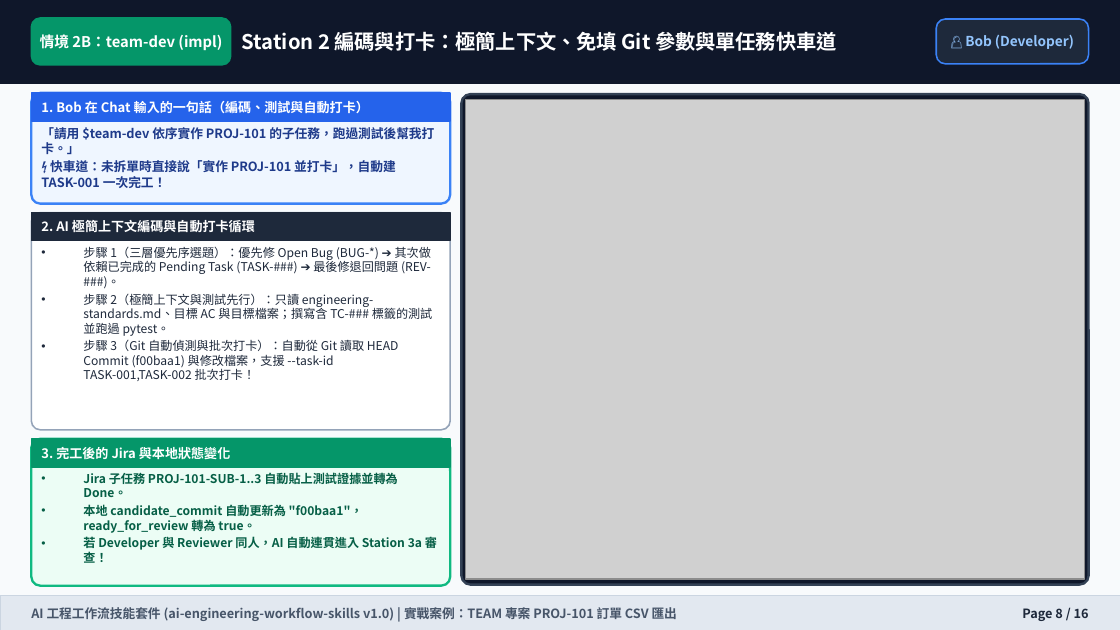
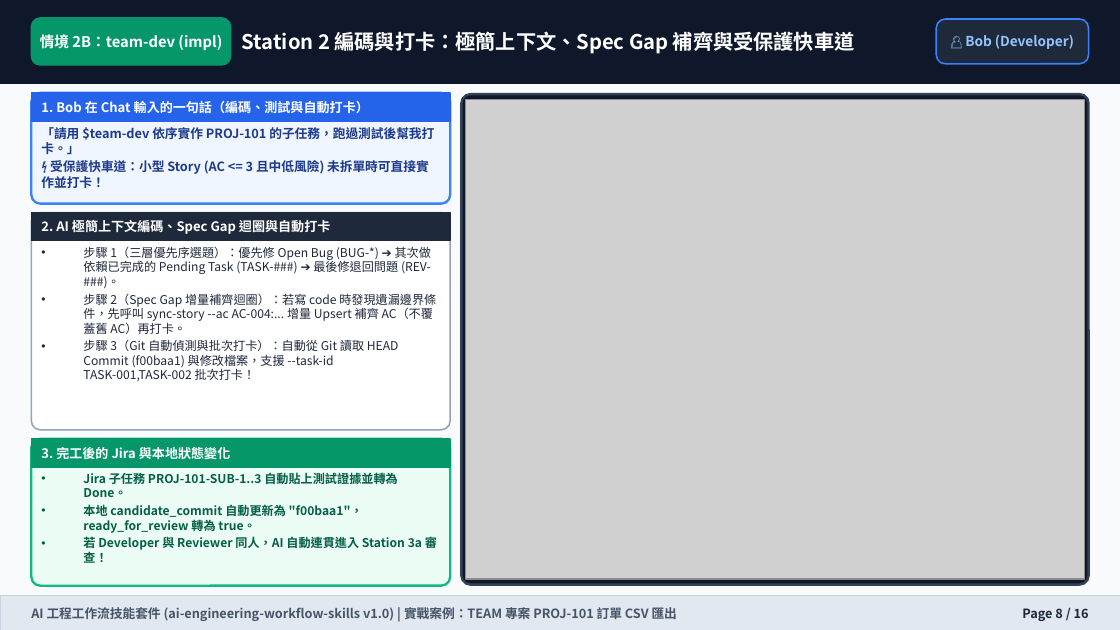
Before and after one commit to wilsonliu123/ai-engineering-workflow-skills, a slide deck: slide 8 of docs/training-manual.pptx. Drawn at 1120x630 pixels with LibreOffice and Linux fonts; fonts in the diff are those of the drawing; grey boxes stand for pictures. Boxes give left, top, right and bottom in pixels: in the first picture for what was removed or moved away, otherwise in the second. Text is boxed around its words. In the diff, an @@ line names an element or a change of style, - is before the commit and + after.

```diff
--- a/docs/training-manual.pptx
+++ b/docs/training-manual.pptx
@@ text at (x1=242, y1=31, x2=855, y2=54): text changed @@
-Station 2 編碼與打卡：極簡上下文、免填 Git 參數與單任務快車道
+Station 2 編碼與打卡：極簡上下文、Spec Gap 補齊與受保護快車道
@@ text at (x1=41, y1=160, x2=429, y2=188): text changed @@
-⚡ 快車道：未拆單時直接說「實作 PROJ-101 並打卡」，自動建 TASK-001 一次完工！
+⚡ 受保護快車道：小型 Story (AC <= 3 且中低風險) 未拆單時可直接實作並打卡！
@@ text at (x1=41, y1=220, x2=330, y2=234): text changed @@
-2. AI 極簡上下文編碼與自動打卡循環
+2. AI 極簡上下文編碼、Spec Gap 迴圈與自動打卡
@@ text at (x1=83, y1=294, x2=436, y2=334): text changed @@
-• 步驟 2（極簡上下文與測試先行）：只讀 engineering-standards.md、目標 AC 與目標檔案；撰寫含 TC-### 標籤的測試並跑過 pytest。
+• 步驟 2（Spec Gap 增量補齊迴圈）：若寫 code 時發現遺漏邊界條件，先呼叫 sync-story --ac AC-004:... 增量 Upsert 補齊 AC（不覆蓋舊 AC）再打卡。
```
Also in this commit, not shown: 11 other slides changed, 15 other files.
